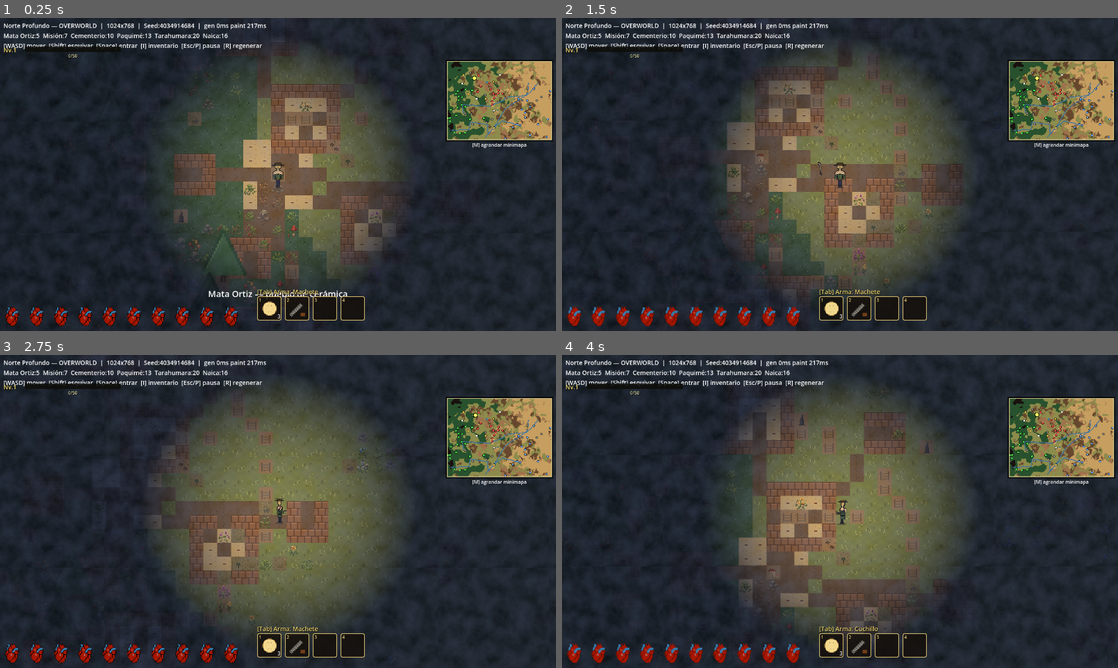
Above: before the commit, frames 1-4 (two rows, left to right).
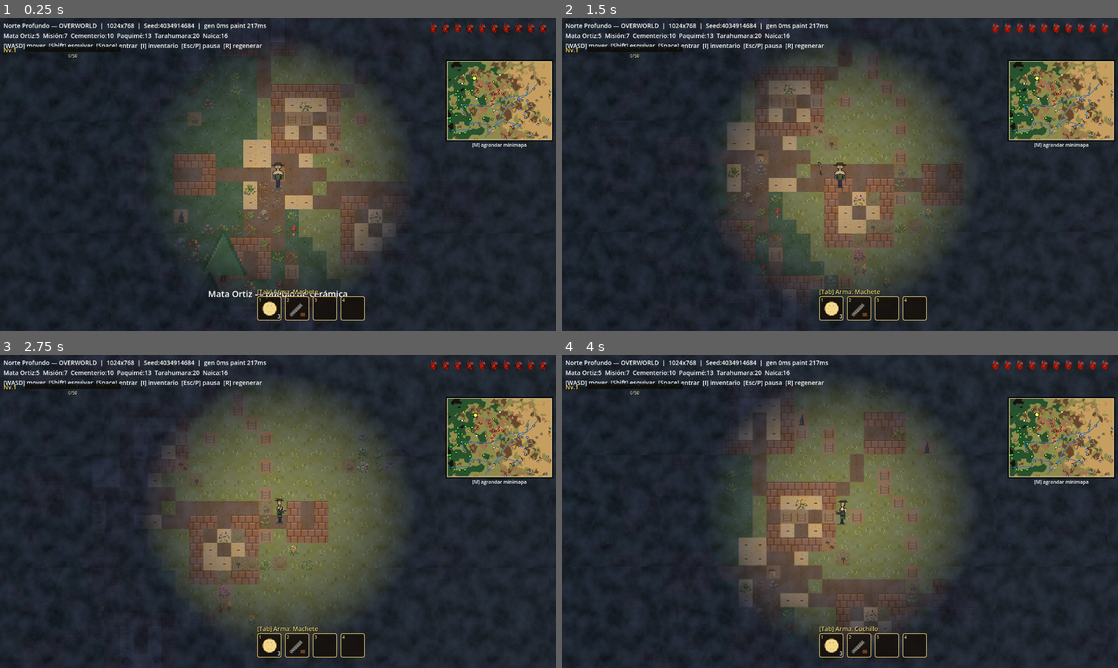
Above: after the commit, the same moments.

Repository: LF-Dguez/ludic2026polloRapi
Game: Godot game, scene res://scenes/Main.tscn
Two runs of this game, one before a commit and one after it. Both use one fixed random seed, a clock stepped at 60 frames per second and the inputs below.
Inputs (mouse positions are in pixels of both pictures, inside the frame that each line leads up to):
- Up to frame 1 (0.25 s): no input
- Up to frame 2 (1.5 s): tap Enter at 0.5 s; move the mouse to (962, 158) at 0.52 s; hold D (mover_derecha) 0.53-1.28 s; tap Space (atacar) at 0.6 s; move the mouse to (728, 190) at 1.27 s; hold S (mover_abajo) from 1.28 s (still down); click (728, 190) at 1.35 s
- Up to frame 3 (2.75 s): move the mouse to (333, 442) at 2.02 s; release S (mover_abajo) at 2.03 s; hold D (mover_derecha) from 2.03 s (still down); right-click (333, 442) at 2.1 s
- Up to frame 4 (4 s): move the mouse to (812, 574) at 2.77 s; release D (mover_derecha) at 2.78 s; hold W (mover_arriba) 2.78-3.53 s; tap Tab (cambiar_arma) at 2.85 s; move the mouse to (1006, 558) at 3.52 s; hold A (mover_izquierda) from 3.53 s (still down); tap Shift (esquivar) at 3.6 s

The runs differ from the first frame. In frame 1, 1.3% of the frame differs, in the area x 1-99%, y 1-99%; in frame 2, 1.4%; in frame 3, 1.3%; in frame 4, 1.4%, in the area x 0-99%, y 1-99%.

Commit message:
Tweak: hearts ahora top-right compactos (24px) encima del minimapa
- HeartsUI HEART_SIZE 48→24, SPACING 8→4 (mitad de tamaño).
- Main.gd reposiciona hearts a (vp.x - total_w - 12, 12) en top-right.
- Info label width reducido a 970 para no overlapping con los hearts.

Co-Authored-By: Claude Opus 4.7 (1M context) <noreply@anthropic.com>

Diff:
--- a/scenes/Main.tscn
+++ b/scenes/Main.tscn
@@ -202,7 +202,7 @@
 [node name="Info" type="Label" parent="HUD" unique_id=108027300]
 offset_left = 8.0
 offset_top = 8.0
-offset_right = 1240.0
+offset_right = 970.0
 offset_bottom = 90.0
 theme_override_font_sizes/font_size = 14
 text = "Generando..."
--- a/scripts/HeartsUI.gd
+++ b/scripts/HeartsUI.gd
@@ -3,8 +3,8 @@
 class_name HeartsUI
 extends Control
 
-const HEART_SIZE := 48  # doble del tamaño anterior
-const SPACING := 8
+const HEART_SIZE := 24  # compacto, esquina superior derecha
+const SPACING := 4
 const N_FRAMES := 5
 const ANIM_FPS := 6.0  # corazón late ~1.2 veces por segundo (5 frames a 6fps)
 
--- a/scripts/Main.gd
+++ b/scripts/Main.gd
@@ -258,14 +258,16 @@
 		var hearts_script = load("res://scripts/HeartsUI.gd")
 		var hearts = hearts_script.new()
 		hearts.name = "HeartsUI"
-		# Esquina inferior izquierda — anchors a bottom-left + offsets negativos
+		# Esquina superior derecha — pequeños, encima del minimapa
 		var vp: Vector2 = get_viewport_rect().size
-		var total_w: float = 10 * 56.0  # 48 heart + 8 spacing
-		var bar_h: float = 48.0
-		hearts.set("offset_left", 8.0)
-		hearts.set("offset_top", vp.y - bar_h - 8.0)
-		hearts.set("offset_right", 8.0 + total_w)
-		hearts.set("offset_bottom", vp.y - 8.0)
+		var heart_w: float = 24.0
+		var heart_spacing: float = 4.0
+		var total_w: float = 10 * (heart_w + heart_spacing)
+		var bar_h: float = 24.0
+		hearts.set("offset_left", vp.x - total_w - 12.0)
+		hearts.set("offset_top", 12.0)
+		hearts.set("offset_right", vp.x - 12.0)
+		hearts.set("offset_bottom", 12.0 + bar_h)
 		hud.add_child(hearts)
 		# Conecta señal HP del player
 		if player.has_signal("hp_changed"):
